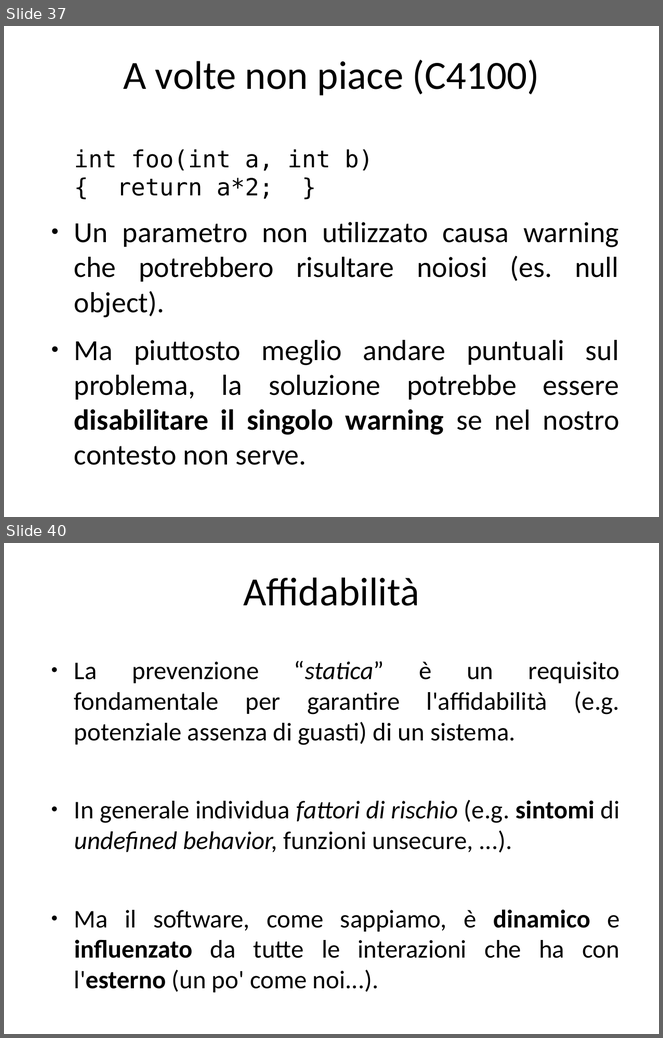
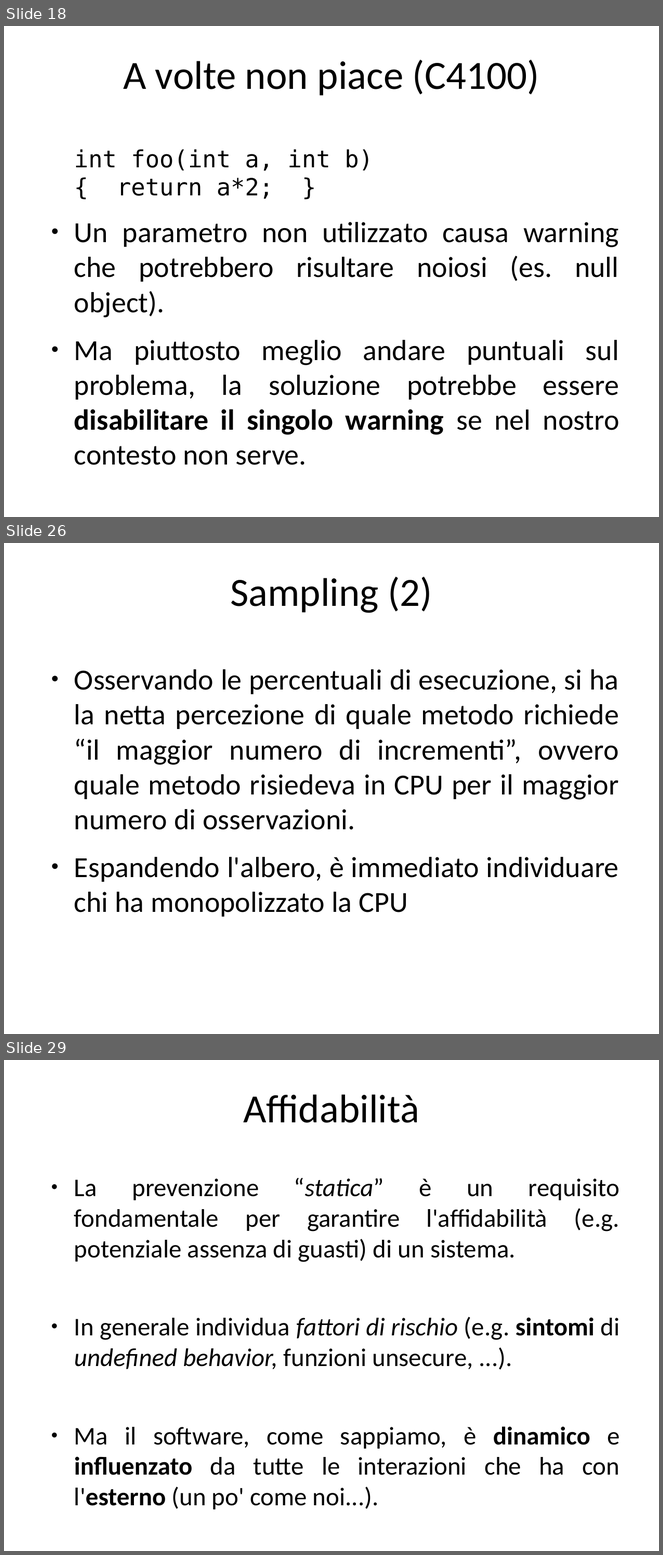
Before and after one commit to guidop/CDays14, a slide deck: CDays14.odp. Shown one above the other, each under a label of ours: slides 37 and 40 before the commit, slides 18, 26 and 29 after it; the slides between them are not shown. The pictures are 663x1038 and 663x1555 pixels, drawn with LibreOffice and Linux fonts; fonts in the diff are those of the drawing. Boxes give left, top, right and bottom in pixels: in the first picture for what was removed or moved away, otherwise in the second. Text is boxed around its words. In the diff, an @@ line names an element or a change of style, - is before the commit and + after.

```diff
--- a/CDays14.odp
+++ b/CDays14.odp
@@ slide 26 added at [4,543,659,1034], background #FFFFFF @@
@@ title added at [230,577,433,613], 44 pt, text #000000 @@
+Sampling (2)
@@ text added at [74,669,619,917], 32 pt, text #000000 @@
+● Osservando le percentuali di esecuzione, si ha la netta percezione di quale metodo richiede “il maggior numero di incrementi”, ovvero quale metodo risiedeva in CPU per il maggior numero di osservazioni.
+● Espandendo l'albero, è immediato individuare chi ha monopolizzato la CPU
@@ what was slide 37 is now slide 18 @@
@@ what was slide 40 is now slide 29 @@
```
Also in this commit, not shown: 5 slides changed, 11 other slides added, 27 slides removed, 10 other files.
